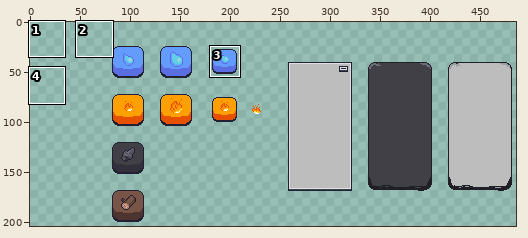
Two states of a pixel-art file, app/src/main/assets/sidebar/blueprints.aseprite. The first picture is a wide view before the edit; the outline marks the close-up.
Close-up. Before:
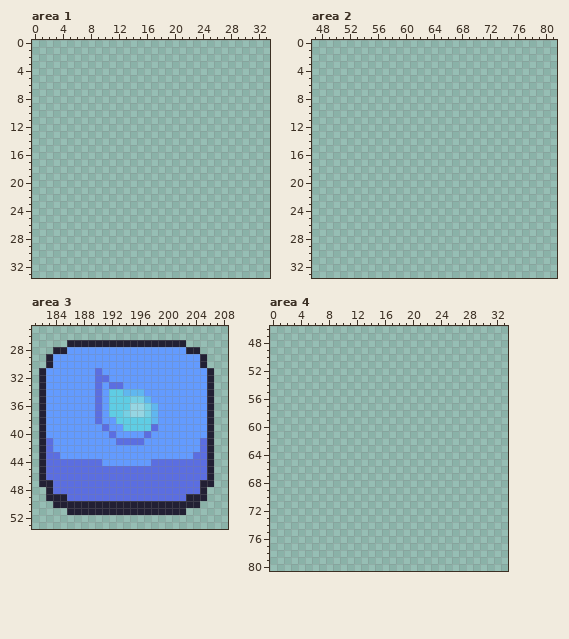
503x275 pixels, 1 frame. Colours within 5 levels of each other are drawn and written as one. Shown: area 1: x 0..33, y 0..33; area 2: x 47..81, y 0..33; area 3: x 181..208, y 25..53; area 4: x 0..33, y 46..80. The old version is drawn lined up with the new one. The wide view leaves out empty margins. The commit also changed other parts of the picture, which this record leaves out.
And afterwards:
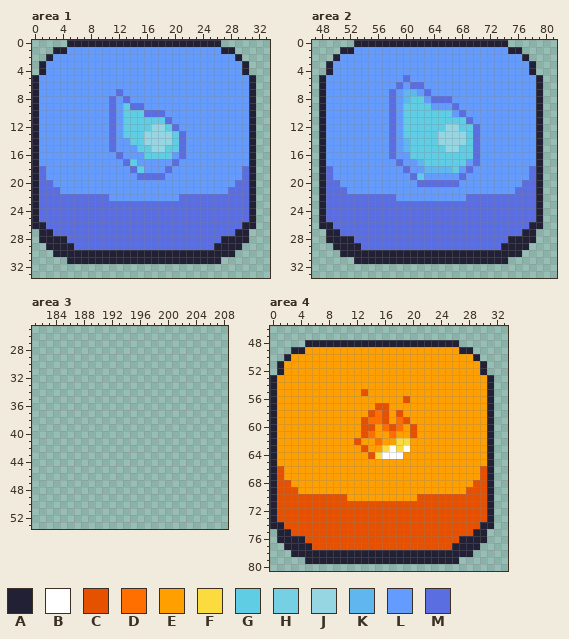
Palette (. is transparent): A #222034  B #ffffff  C #e65100  D #ff6f00  E #ffa000  F #fcdb3f  G #5fcde4  H #76d0e4  J #96d6e3  K #60b7f0  L #639bff  M #5b6ee1
Change:
whole drawing moved by +82,+24 (the old picture is shown already moved)
Changed rows in their new state; - is an unchanged pixel.
Area 1:
first column x 0:
 0 -----AAAAAAAAAAAAAAAAAAAAAA-----
 1 ---AALLLLLLLLLLLLLLLLLLLLLLAA---
 2 --ALLLLLLLLLLLLLLLLLLLLLLLLLLA--
 3 -ALLLLLLLLLLLLLLLLLLLLLLLLLLLLA-
 4 -ALLLLLLLLLLLLLLLLLLLLLLLLLLLLA-
 5 ALLLLLLLLLLLLLLLLLLLLLLLLLLLLLLA
 6 ALLLLLLLLLLLLLLLLLLLLLLLLLLLLLLA
 7 ALLLLLLLLLLLMLLLLLLLLLLLLLLLLLLA
 8 ALLLLLLLLLLMLMLLLLLLLLLLLLLLLLLA
 9 ALLLLLLLLLLMLGMMLLLLLLLLLLLLLLLA
10 ALLLLLLLLLLMLGGGMMMLLLLLLLLLLLLA
11 ALLLLLLLLLLMLGGGGGGMLLLLLLLLLLLA
12 ALLLLLLLLLLMLGGGGJJGMLLLLLLLLLLA
13 ALLLLLLLLLLMLGGGJJJJGMLLLLLLLLLA
14 ALLLLLLLLLLMLLGGJJJJGMLLLLLLLLLA
15 ALLLLLLLLLLMLLLGGJJGGMLLLLLLLLLA
16 ALLLLLLLLLLLMLLLGGGGLMLLLLLLLLLA
17 ALLLLLLLLLLLLMGLLLLLMLLLLLLLLLLA
18 AMLLLLLLLLLLLLMGLLLMLLLLLLLLLLMA
19 AMLLLLLLLLLLLLLMMMMLLLLLLLLLLLMA
20 AMMLLLLLLLLLLLLLLLLLLLLLLLLLLMMA
21 AMMMLLLLLLLLLLLLLLLLLLLLLLLLMMMA
22 AMMMMMMMMMMLLLLLLLLLLMMMMMMMMMMA
23 AMMMMMMMMMMMMMMMMMMMMMMMMMMMMMMA
24 AMMMMMMMMMMMMMMMMMMMMMMMMMMMMMMA
25 AMMMMMMMMMMMMMMMMMMMMMMMMMMMMMMA
26 AAMMMMMMMMMMMMMMMMMMMMMMMMMMMMAA
27 -AAMMMMMMMMMMMMMMMMMMMMMMMMMMAA-
28 -AAAAMMMMMMMMMMMMMMMMMMMMMMAAAA-
29 --AAAAMMMMMMMMMMMMMMMMMMMMAAAA--
30 ---AAAAAAAAAAAAAAAAAAAAAAAAAA---
31 -----AAAAAAAAAAAAAAAAAAAAAA-----
Area 2:
first column x 48:
 0 -----AAAAAAAAAAAAAAAAAAAAAA-----
 1 ---AALLLLLLLLLLLLLLLLLLLLLLAA---
 2 --ALLLLLLLLLLLLLLLLLLLLLLLLLLA--
 3 -ALLLLLLLLLLLLLLLLLLLLLLLLLLLLA-
 4 -ALLLLLLLLLLLLLLLLLLLLLLLLLLLLA-
 5 ALLLLLLLLLLLMLLLLLLLLLLLLLLLLLLA
 6 ALLLLLLLLLLMLMMLLLLLLLLLLLLLLLLA
 7 ALLLLLLLLLMLKKLMLLLLLLLLLLLLLLLA
 8 ALLLLLLLLLMLKGGLMMMLLLLLLLLLLLLA
 9 ALLLLLLLLLMLGGGGLLLMLLLLLLLLLLLA
10 ALLLLLLLLLMLGGGGGGGLMLLLLLLLLLLA
11 ALLLLLLLLLMLGGGGGGGGGMLLLLLLLLLA
12 ALLLLLLLLLMLGGGGGGJJGGMLLLLLLLLA
13 ALLLLLLLLLMLGGGGGJJJJGMLLLLLLLLA
14 ALLLLLLLLLMLKGGGGJJJJGMLLLLLLLLA
15 ALLLLLLLLLMLKGGGGGJJGGMLLLLLLLLA
16 ALLLLLLLLLMLLGGGGGGGGGMLLLLLLLLA
17 ALLLLLLLLLLMLLKGGGGGGLMLLLLLLLLA
18 AMLLLLLLLLLLMLLKKKKGLMLLLLLLLLMA
19 AMLLLLLLLLLLLMGLLLLLMLLLLLLLLLMA
20 AMMLLLLLLLLLLLMMMMMMLLLLLLLLLMMA
21 AMMMLLLLLLLLLLLLLLLLLLLLLLLLMMMA
22 AMMMMMMMMMMLLLLLLLLLLMMMMMMMMMMA
23 AMMMMMMMMMMMMMMMMMMMMMMMMMMMMMMA
24 AMMMMMMMMMMMMMMMMMMMMMMMMMMMMMMA
25 AMMMMMMMMMMMMMMMMMMMMMMMMMMMMMMA
26 AAMMMMMMMMMMMMMMMMMMMMMMMMMMMMAA
27 -AAMMMMMMMMMMMMMMMMMMMMMMMMMMAA-
28 -AAAAMMMMMMMMMMMMMMMMMMMMMMAAAA-
29 --AAAAMMMMMMMMMMMMMMMMMMMMAAAA--
30 ---AAAAAAAAAAAAAAAAAAAAAAAAAA---
31 -----AAAAAAAAAAAAAAAAAAAAAA-----
Area 3:
first column x 182:
27 ----.................----
28 --.....................--
29 -.......................-
30 -.......................-
31 .........................
32 .........................
33 .........................
34 .........................
35 .........................
36 .........................
37 .........................
38 .........................
39 .........................
40 .........................
41 .........................
42 .........................
43 .........................
44 .........................
45 .........................
46 .........................
47 .........................
48 -.......................-
49 -.......................-
50 --.....................--
51 ----.................----
Area 4:
first column x 0:
48 -----AAAAAAAAAAAAAAAAAAAAAA-----
49 ---AAEEEEEEEEEEEEEEEEEEEEEEAA---
50 --AEEEEEEEEEEEEEEEEEEEEEEEEEEA--
51 -AEEEEEEEEEEEEEEEEEEEEEEEEEEEEA-
52 -AEEEEEEEEEEEEEEEEEEEEEEEEEEEEA-
53 AEEEEEEEEEEEEEEEEEEEEEEEEEEEEEEA
54 AEEEEEEEEEEEEEEEEEEEEEEEEEEEEEEA
55 AEEEEEEEEEEEECEEEEEEEEEEEEEEEEEA
56 AEEEEEEEEEEEEEEEEEECEEEEEEEEEEEA
57 AEEEEEEEEEEEEEECCEEEEEEEEEEEEEEA
58 AEEEEEEEEEEEEECDCECEEEEEEEEEEEEA
59 AEEEEEEEEEEEECDDCEDCEEEEEEEEEEEA
60 AEEEEEEEEEEEECCEDCDECEEEEEEEEEEA
61 AEEEEEEEEEEEECDEEDEECEEEEEEEEEEA
62 AEEEEEEEEEEECEEDEEFFEEEEEEEEEEEA
63 AEEEEEEEEEEEECEEFBFBEEEEEEEEEEEA
64 AEEEEEEEEEEEEECFBBBEEEEEEEEEEEEA
65 AEEEEEEEEEEEEEEEEEEEEEEEEEEEEEEA
66 ACEEEEEEEEEEEEEEEEEEEEEEEEEEEECA
67 ACEEEEEEEEEEEEEEEEEEEEEEEEEEEECA
68 ACCEEEEEEEEEEEEEEEEEEEEEEEEEECCA
69 ACCCEEEEEEEEEEEEEEEEEEEEEEEECCCA
70 ACCCCCCCCCCEEEEEEEEEECCCCCCCCCCA
71 ACCCCCCCCCCCCCCCCCCCCCCCCCCCCCCA
72 ACCCCCCCCCCCCCCCCCCCCCCCCCCCCCCA
73 ACCCCCCCCCCCCCCCCCCCCCCCCCCCCCCA
74 AACCCCCCCCCCCCCCCCCCCCCCCCCCCCAA
75 -AACCCCCCCCCCCCCCCCCCCCCCCCCCAA-
76 -AAAACCCCCCCCCCCCCCCCCCCCCCAAAA-
77 --AAAACCCCCCCCCCCCCCCCCCCCAAAA--
78 ---AAAAAAAAAAAAAAAAAAAAAAAAAA---
79 -----AAAAAAAAAAAAAAAAAAAAAA-----
Pixel boxes of the changes (left, top, right, bottom) in both close-ups:
added: (32, 40, 256, 264)
added: (319, 40, 543, 264)
erased: (39, 340, 214, 515)
added: (270, 340, 494, 564)
